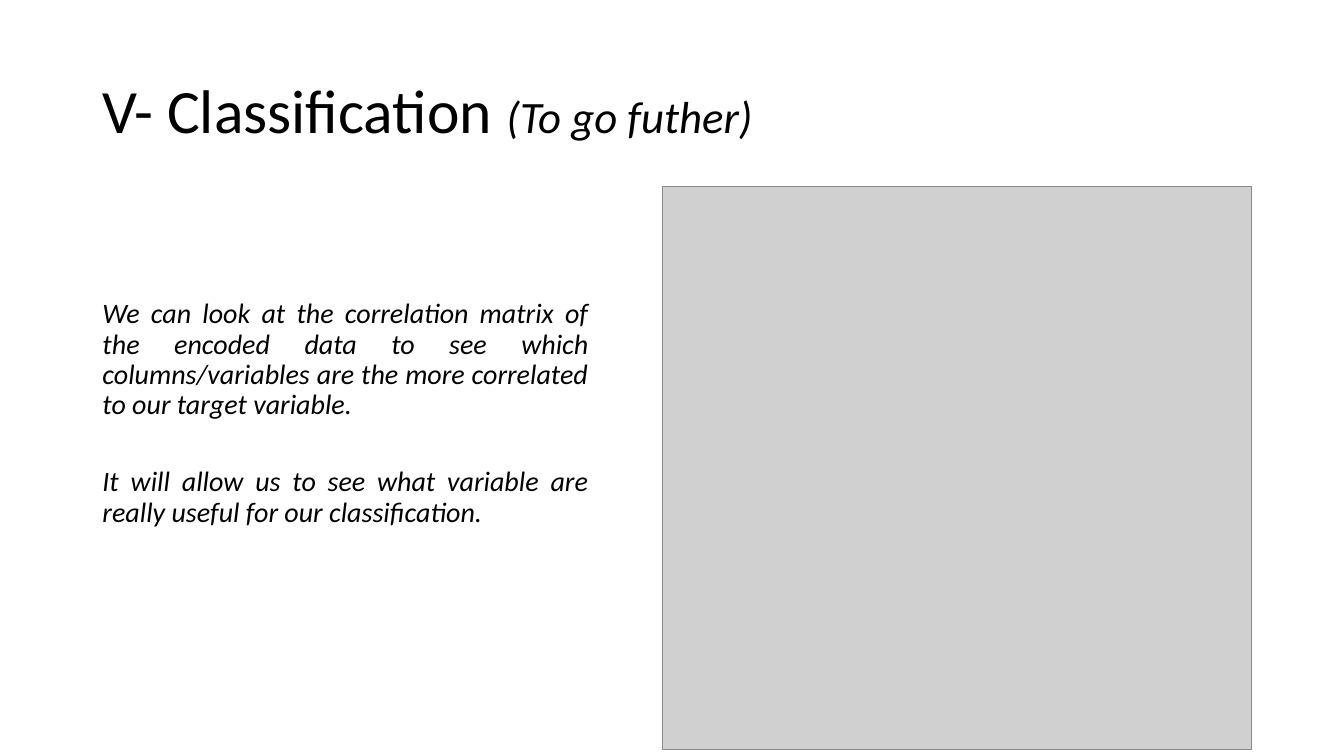
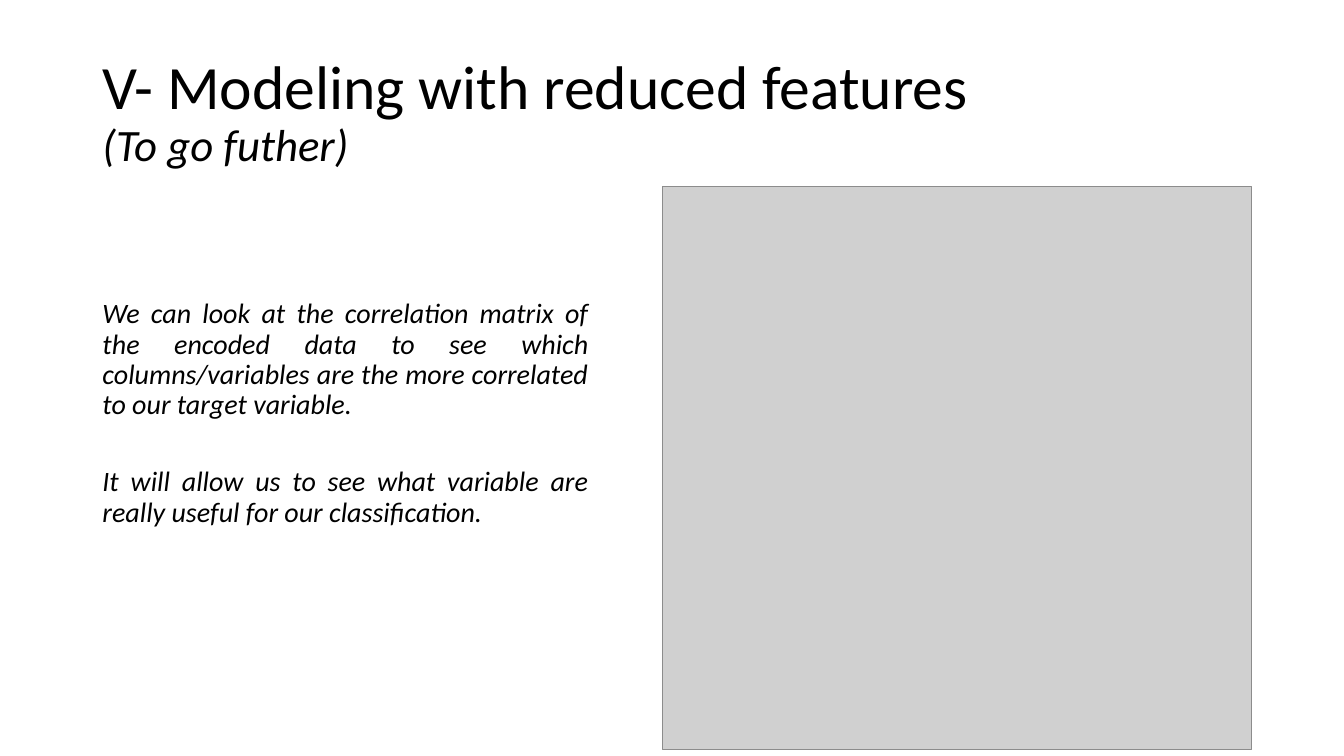
Before and after one commit to Leodespt/Projet_Python, a slide deck: slide 22 of Presentation_Python.pptx. Drawn at 1344x756 pixels with LibreOffice and Linux fonts; fonts in the diff are those of the drawing; grey boxes stand for pictures. Boxes give left, top, right and bottom in pixels: in the first picture for what was removed or moved away, otherwise in the second. Text is boxed around its words. In the diff, an @@ line names an element or a change of style, - is before the commit and + after.

```diff
--- a/Presentation_Python.pptx
+++ b/Presentation_Python.pptx
@@ title at box(102, 66, 967, 169): text changed @@
-V- Classification (To go futher)
+V- Modeling with reduced features
+(To go futher)
```
Also in this commit, not shown: 18 other slides changed, 2 slides added, 1 slide removed.
